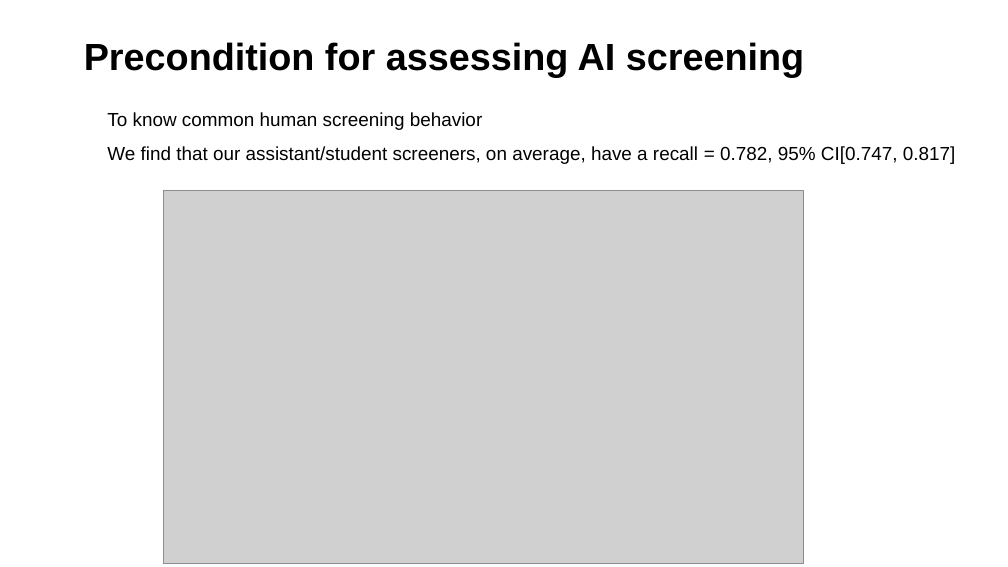
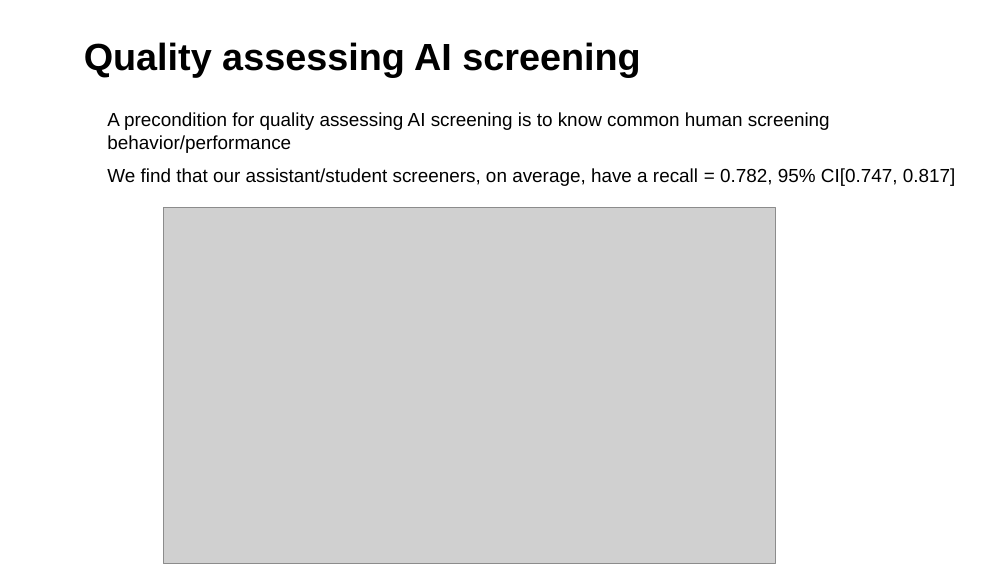
Before and after one commit to MikkelVembye/IRM2026, a slide deck: slide 6 of screen-with-gpt-models.pptx. Drawn at 1008x567 pixels with LibreOffice and Linux fonts; fonts in the diff are those of the drawing; grey boxes stand for pictures; background and template pictures are left out. Boxes give left, top, right and bottom in pixels: in the first picture for what was removed or moved away, otherwise in the second. Text is boxed around its words. In the diff, an @@ line names an element or a change of style, - is before the commit and + after.

```diff
--- a/screen-with-gpt-models.pptx
+++ b/screen-with-gpt-models.pptx
@@ title at (84,42,640,77): text changed @@
-Precondition for assessing AI screening
+Quality assessing AI screening
@@ text at (107,112,830,153): text changed @@
-• To know common human screening behavior
+• A precondition for quality assessing AI screening is to know common human screening behavior/performance
@@ picture: place and size @@
-picture at (163,191,804,564)
+picture at (163,207,775,564)
```
Also in this commit, not shown: 3 other slides changed, 19 other files.
